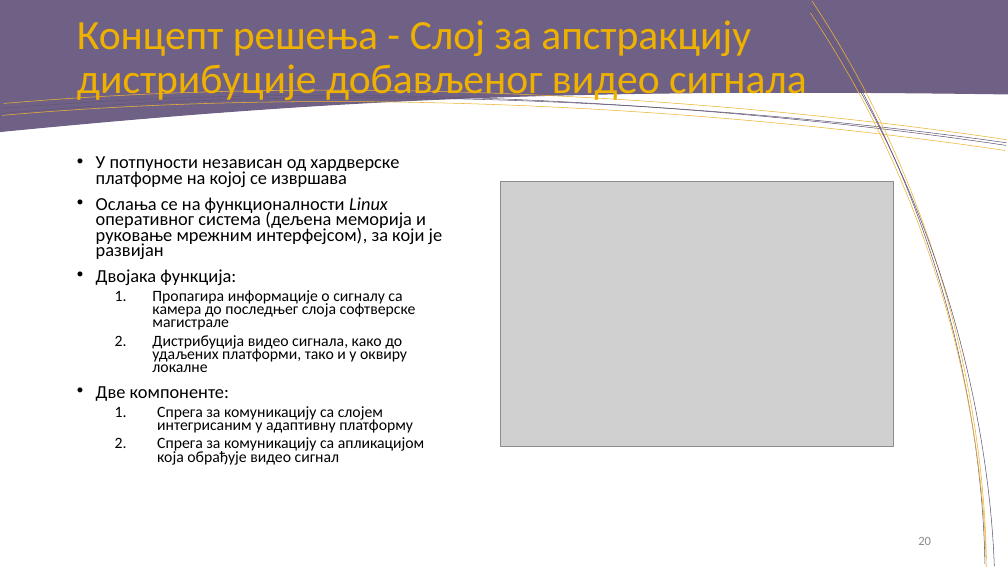
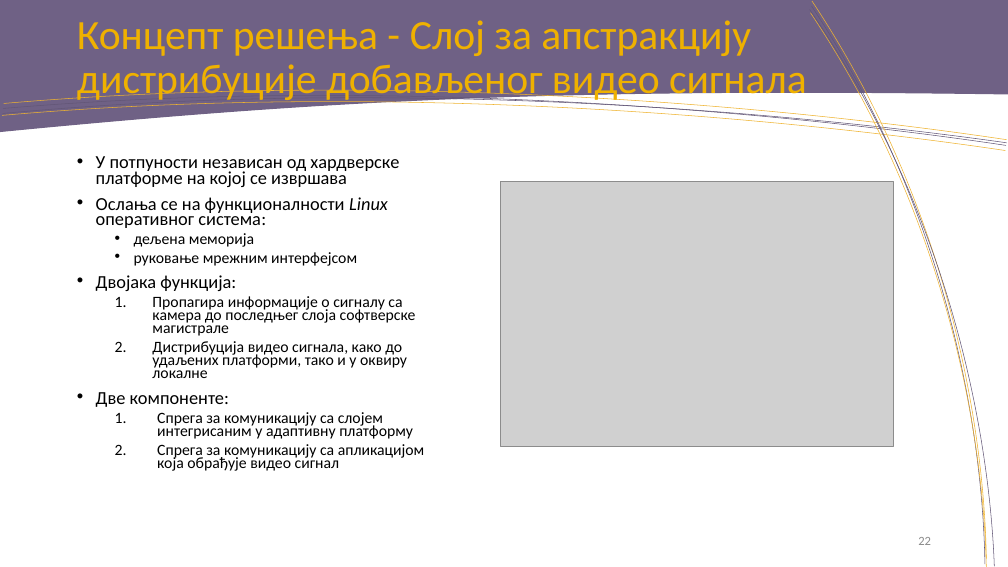
Before and after one commit to rondor1/msc, a slide deck: slide 22 of msc-e28-2018-pres.pptx (slide 20 before the commit). Drawn at 1008x567 pixels with LibreOffice and Linux fonts; fonts in the diff are those of the drawing; grey boxes stand for pictures; background and template pictures are left out. Boxes give left, top, right and bottom in pixels: in the first picture for what was removed or moved away, otherwise in the second. Text is boxed around its words. In the diff, an @@ line names an element or a change of style, - is before the commit and + after.

```diff
--- a/msc-e28-2018-pres.pptx
+++ b/msc-e28-2018-pres.pptx
@@ text at <box>96,197,388,266</box>: text changed @@
-• Ослања се на функционалности Linux оперативног система (дељена меморија и руковање мрежним интерфејсом), за који је развијан
+• Ослања се на функционалности Linux оперативног система:
+  • дељена меморија
+  • руковање мрежним интерфејсом
@@ page number at <box>918,537,931,545</box>: text changed @@
-20
+22
```
Also in this commit, not shown: 13 other slides changed, 2 slides added, 1 other file.
